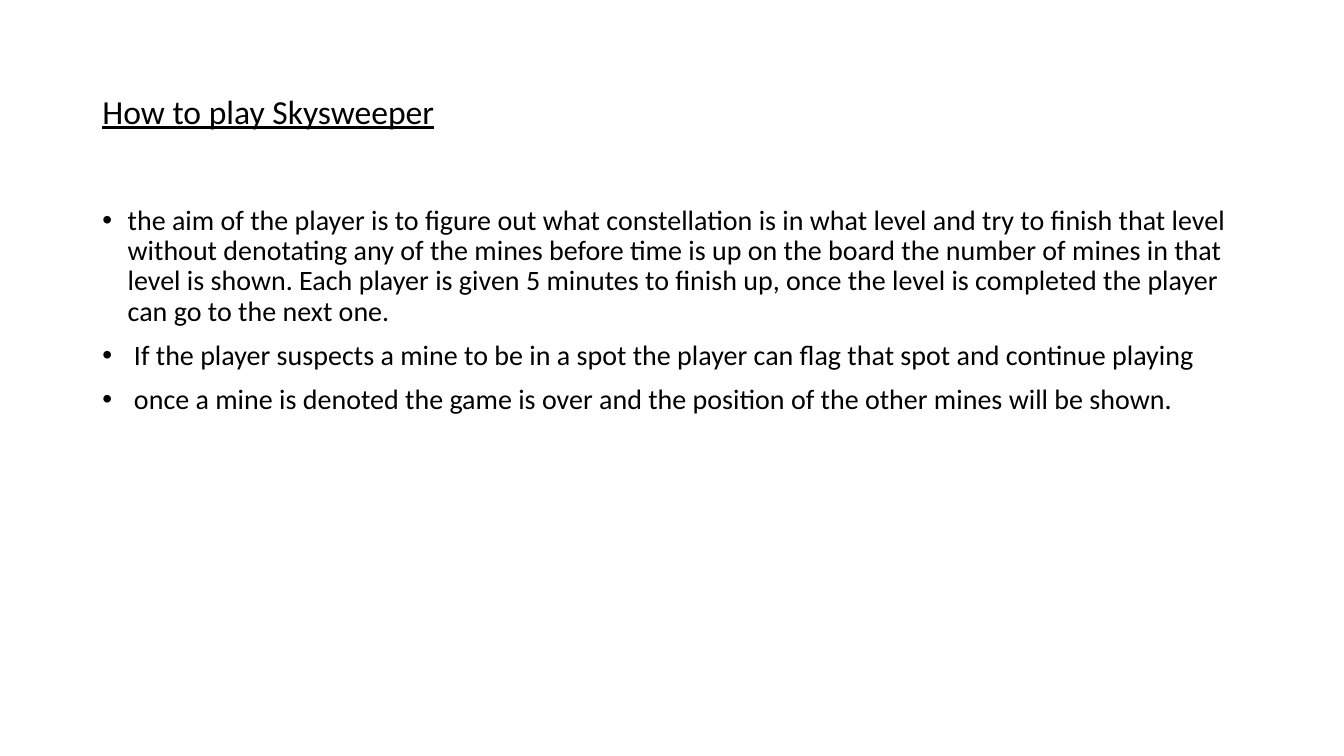
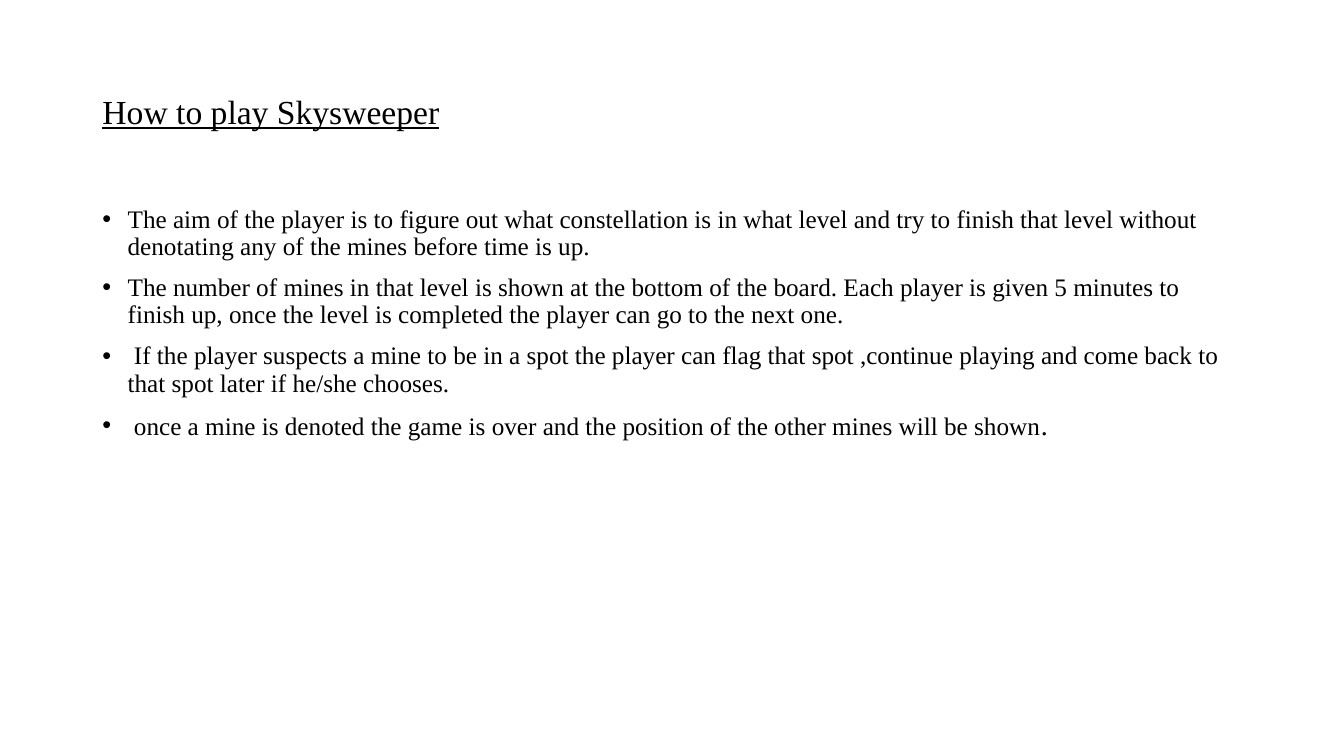
Before and after one commit to CRogers999/CSC-132-Minesweeper, a slide deck: slide 2 of SKYSWEEPER.pptx. Drawn at 1344x756 pixels with LibreOffice and Linux fonts; fonts in the diff are those of the drawing. Boxes give left, top, right and bottom in pixels: in the first picture for what was removed or moved away, otherwise in the second. Text is boxed around its words. In the diff, an @@ line names an element or a change of style, - is before the commit and + after.

```diff
--- a/SKYSWEEPER.pptx
+++ b/SKYSWEEPER.pptx
@@ title "How to play Skysweeper" at [102,100,439,130]: font Calibri to Times New Roman @@
@@ text at [128,210,1218,398]: text changed; size 20 to 18 pt; font Calibri to Times New Roman @@
-• the aim of the player is to figure out what constellation is in what level and try to finish that level without denotating any of the mines before time is up on the board the number of mines in that level is shown. Each player is given 5 minutes to finish up, once the level is completed the player can go to the next one.
-• If the player suspects a mine to be in a spot the player can flag that spot and continue playing
+• The aim of the player is to figure out what constellation is in what level and try to finish that level without denotating any of the mines before time is up.
+• The number of mines in that level is shown at the bottom of the board. Each player is given 5 minutes to finish up, once the level is completed the player can go to the next one.
+• If the player suspects a mine to be in a spot the player can flag that spot ,continue playing and come back to that spot later if he/she chooses.
@@ text at [134,417,1040,441]: size 20 to 18 pt, font Calibri to Times New Roman in "once a mine is denoted the game ..." @@
```
Also in this commit, not shown: 1 other slide changed, 2 slides added.
